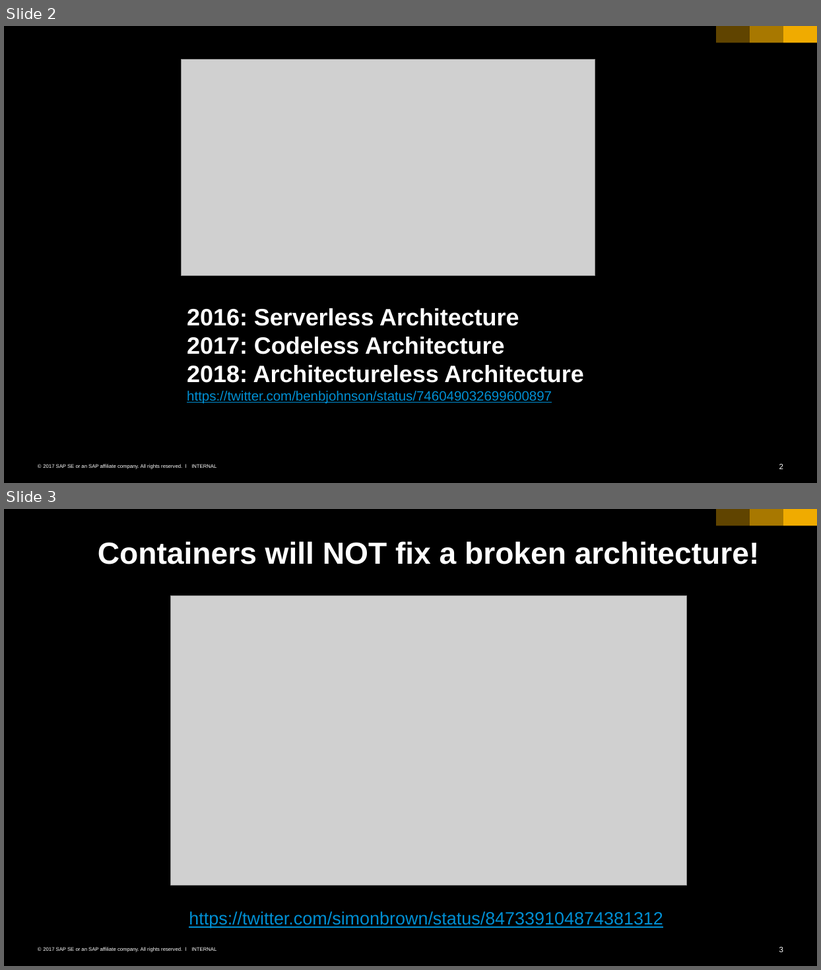
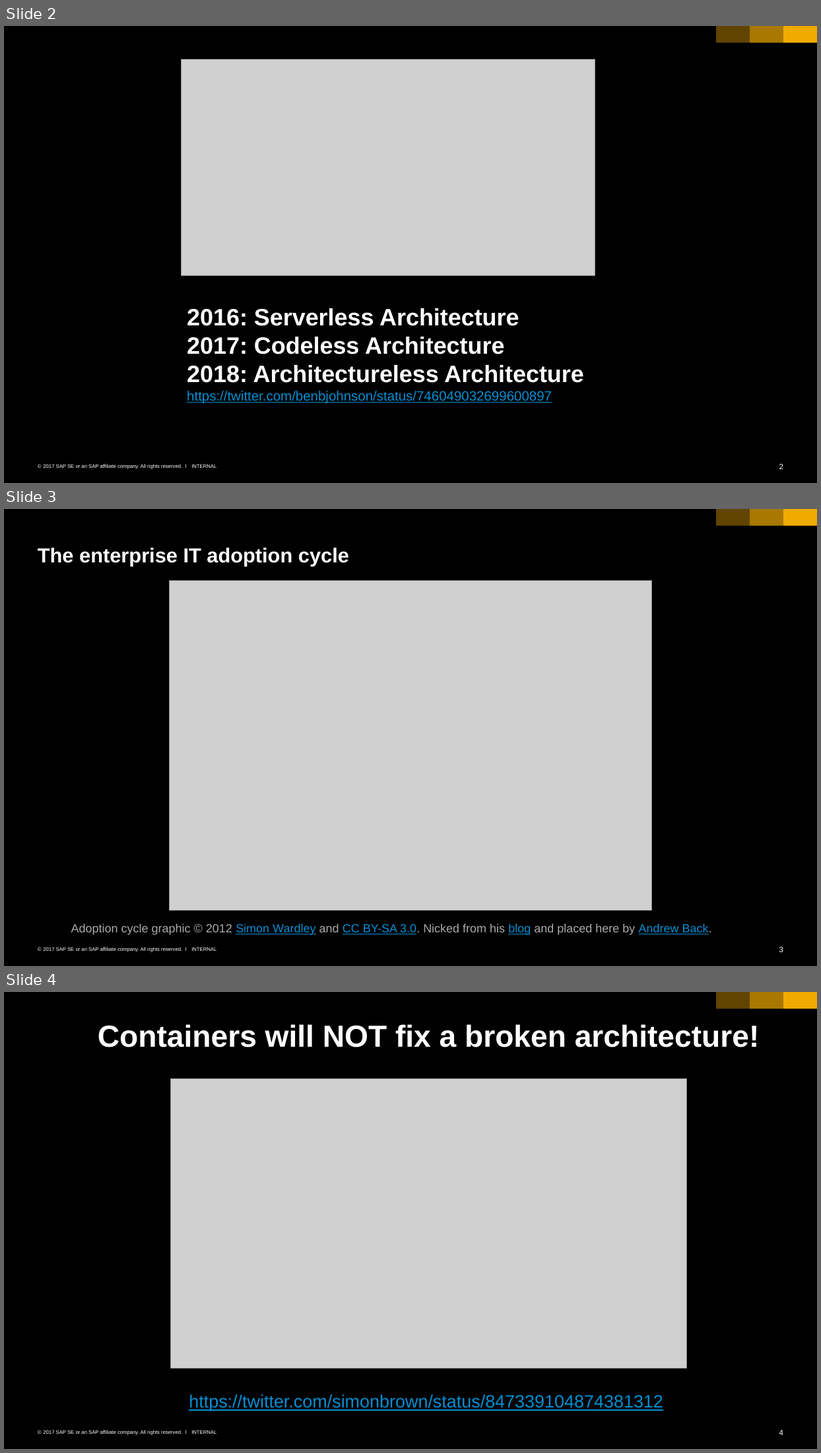
Before and after one commit to cuijiyao01/docker-k8s-training, a slide deck: kubernetes/00_intro.pptx. Shown one above the other, each under a label of ours: slides 2 and 3 before the commit, slides 2, 3 and 4 after it. The pictures are 821x970 and 821x1453 pixels, drawn with LibreOffice and Linux fonts; fonts in the diff are those of the drawing; grey boxes stand for pictures. Boxes give left, top, right and bottom in pixels: in the first picture for what was removed or moved away, otherwise in the second. Text is boxed around its words. In the diff, an @@ line names an element or a change of style, - is before the commit and + after.

Commit message:
added enterprise it adoption cycle to k8s intro

```diff
--- a/kubernetes/00_intro.pptx
+++ b/kubernetes/00_intro.pptx
@@ slide 3 added at [4,509,817,966], background #000000; not listed: 6 template elements that a slide beside it also shows @@
@@ title added at [38,547,349,566], 24 pt, text #FFFFFF, bold @@
+The enterprise IT adoption cycle
@@ picture added at [169,581,652,911] @@
@@ text added at [71,924,712,935], 14 pt, text #AAAAAA @@
+Adoption cycle graphic © 2012 Simon Wardley and CC BY-SA 3.0. Nicked from his blog and placed here by Andrew Back.
@@ what was slide 3 is now slide 4 @@
@@ page number at [780,1430,783,1436]: text changed @@
-3
+4
```
